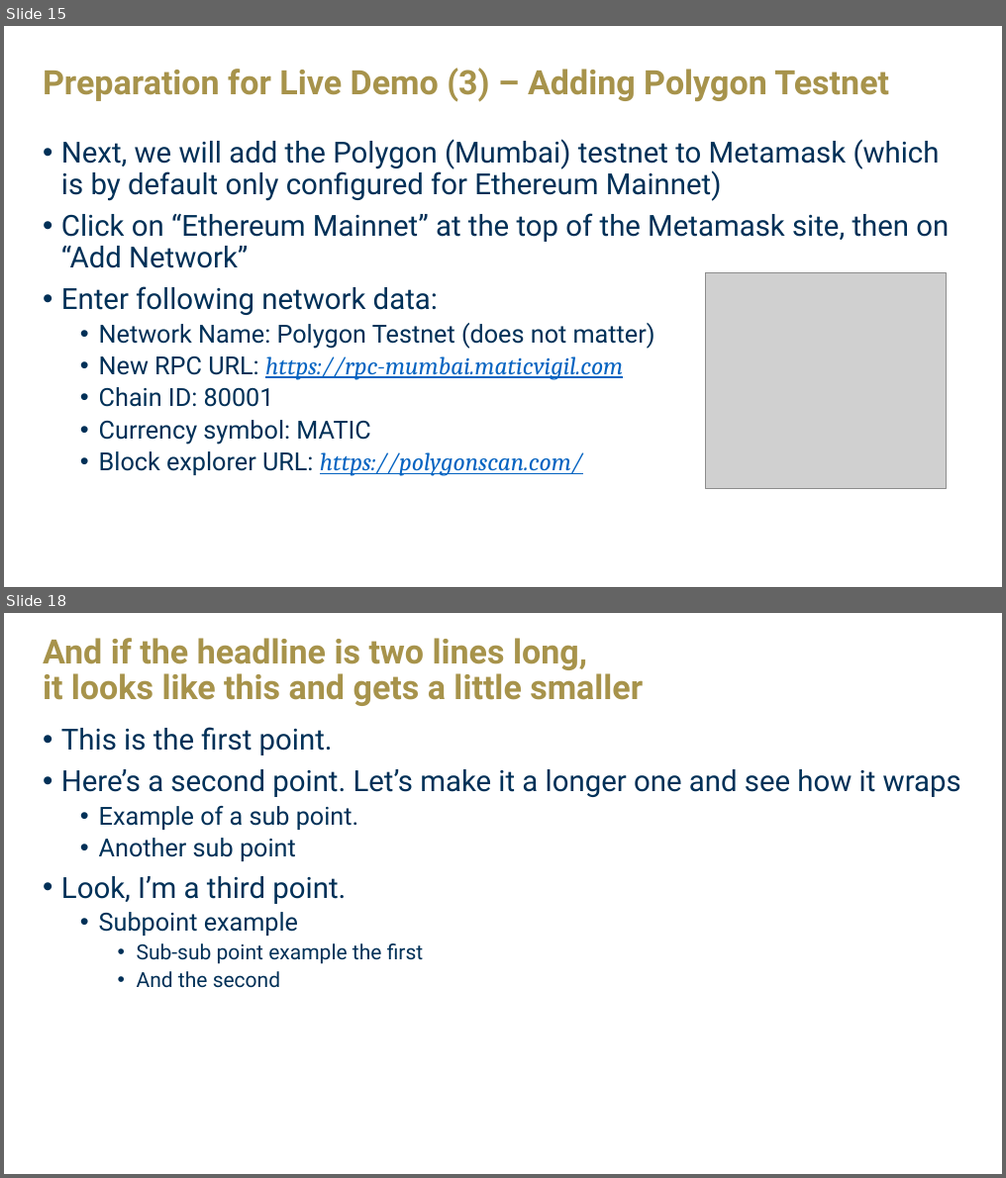
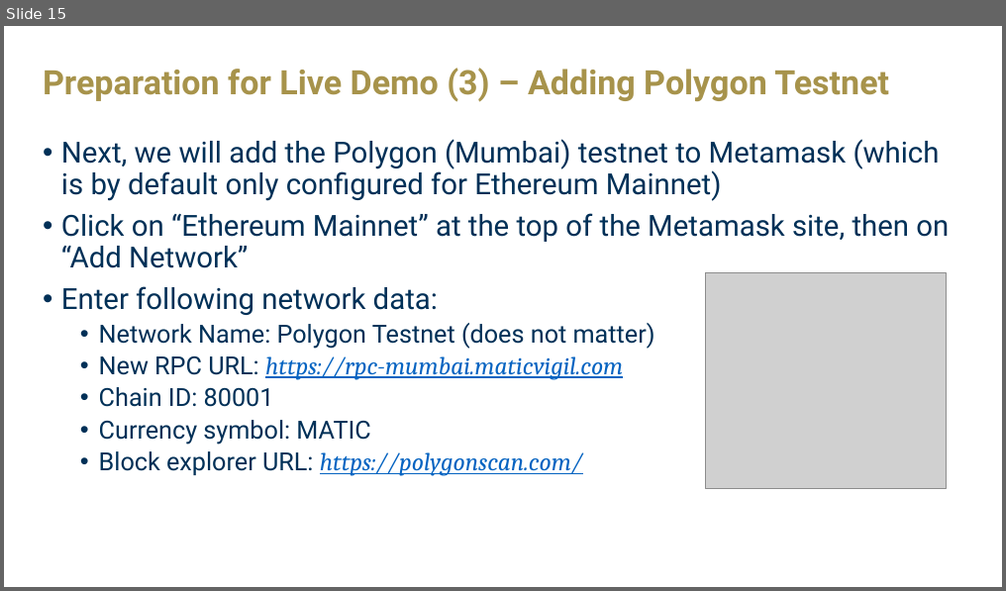
Before and after one commit to PiDabbelju/CS6675-PiTrust, a slide deck: PPT/CS6675-PiTrust.pptx. Shown one above the other, each under a label of ours: slides 15 and 18 before the commit, slide 15 after it; the slides between them are not shown. The pictures are 1006x1178 and 1006x591 pixels, drawn with LibreOffice and Linux fonts; fonts in the diff are those of the drawing; grey boxes stand for pictures; background and template pictures are left out. Boxes give left, top, right and bottom in pixels: in the first picture for what was removed or moved away, otherwise in the second. Text is boxed around its words. In the diff, an @@ line names an element or a change of style, - is before the commit and + after.

```diff
--- a/PPT/CS6675-PiTrust.pptx
+++ b/PPT/CS6675-PiTrust.pptx
@@ slide 18 removed at [4,613,1002,1174], background picture (left out) @@
@@ title removed at [43,638,643,706] @@
-And if the headline is two lines long,
-it looks like this and gets a little smaller
@@ text removed at [61,727,961,988] @@
-• This is the first point.
-• Here’s a second point. Let’s make it a longer one and see how it wraps
-  • Example of a sub point.
-  • Another sub point
-• Look, I’m a third point.
-  • Subpoint example
-    • Sub-sub point example the first
-    • And the second
```
Also in this commit, not shown: 2 slides changed, 2 slides added.
